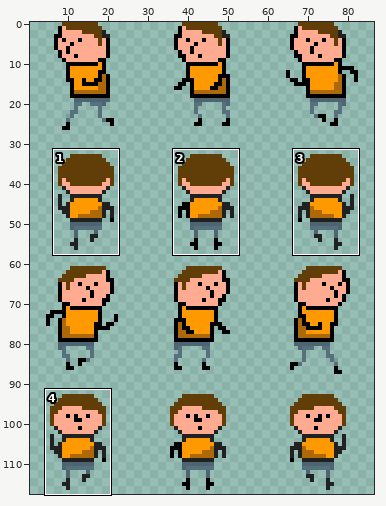
One commit to this sprite sheet: sprites/DeepSpace/OrangeClyde.png. The picture above shows the old version from afar; the outline marks the close-up.
Close-up. Earlier state:
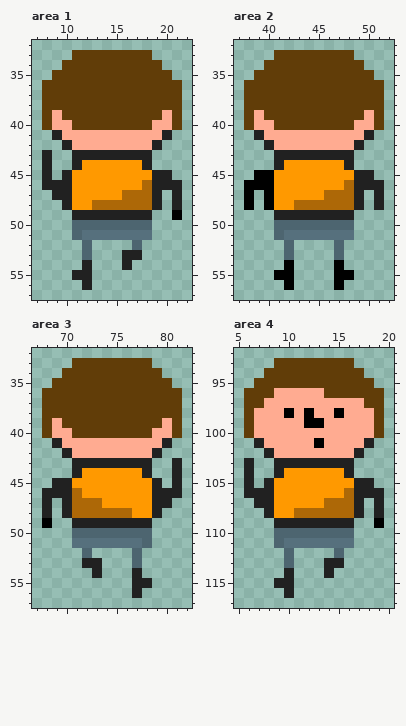
The file is 88x118 pixels. Colours within 5 levels of each other are drawn and written as one. Shown: area 1: x 7..22, y 32..57; area 2: x 37..52, y 32..57; area 3: x 67..82, y 32..57; area 4: x 5..20, y 92..117. The wide view leaves out empty margins. The commit also changed other parts of the picture, which this record leaves out.
After the commit:
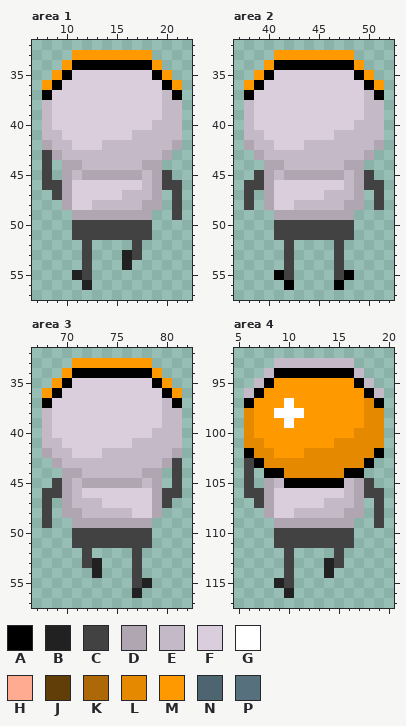
Palette (. is transparent): A #000000  B #212121  C #424242  D #b0a6b2  E #c4b9c6  F #dacedc  G #ffffff  H #ffab91  J #613d08  K #ad6807  L #e58900  M #ff9900  N #4d6570  P #56707d
Changes in this commit:
Changed rows in their new state; - is an unchanged pixel.
Area 1:
first column x 8:
33 ---MMMMMMMM---
34 --MAAAAAAAAM--
35 -MAFFFFFFFFAM-
36 MAFFFFFFFFFFAM
37 AFFFFFFFFFFFEA
38 EFFFFFFFFFFFEE
39 EFFFFFFFFFFFEE
40 EFFFFFFFFFFEEE
41 EEFFFFFFFEEEEE
42 DEEFFFEEEEEEED
43 CDEEEEEEEEEED-
44 C-DDEEEEEEDD--
45 C-DEDDDDDDEDC-
46 CCDFFFFFFFEDCC
47 -CDFFFFFEEED-C
48 --DFFEEEEEDD-C
49 ---DDDDDDDD--C
50 ---CCCCCCCC---
51 ---CCCCCCCC---
52 ----C----C----
53 ----C----C----
54 ----C---------
55 ----C---------
Area 2:
first column x 38:
33 ---MMMMMMMM---
34 --MAAAAAAAAM--
35 -MAFFFFFFFFAM-
36 MAFFFFFFFFFFAM
37 AFFFFFFFFFFFEA
38 EFFFFFFFFFFFEE
39 EFFFFFFFFFFFEE
40 EFFFFFFFFFFEEE
41 EEFFFFFFFEEEEE
42 DEEFFFEEEEEEED
43 -DEEEEEEEEEED-
44 --DDEEEEEEDD--
45 -CDEDDDDDDEDC-
46 CCDFFFFFFFEDCC
47 C-DFFFFFEEED-C
48 C-DFFEEEEEDD-C
49 ---DDDDDDDD---
50 ---CCCCCCCC---
51 ---CCCCCCCC---
52 ----C----C----
53 ----C----C----
54 ----C----C----
55 ----C----C----
Area 3:
first column x 68:
33 ---MMMMMMMM---
34 --MAAAAAAAAM--
35 -MAFFFFFFFFAM-
36 MAFFFFFFFFFFAM
37 AFFFFFFFFFFFEA
38 EFFFFFFFFFFFEE
39 EFFFFFFFFFFFEE
40 EFFFFFFFFFFEEE
41 EEFFFFFFFEEEEE
42 DEEFFFEEEEEEED
43 -DEEEEEEEEEEDC
44 --DDEEEEEEDD-C
45 -CDEDDDDDDED-C
46 CCDEFFFFFFFDCC
47 C-DEEEFFFFFDC-
48 C-DDEEEEEFFD--
49 C--DDDDDDDD---
50 ---CCCCCCCC---
51 ---CCCCCCCC---
52 ----C----C----
53 ----C----C----
54 ---------C----
55 ---------C----
Area 4:
first column x 6:
 93 ---EEEEEEEE---
 94 --EAAAAAAAAE--
 95 -EAMMMMMMMMAE-
 96 EAMMMMMMMMMMAE
 97 AMMMGMMMMMMMLA
 98 LMMGGGMMMMMMLL
 99 LMMMGMMMMMMMLL
100 LMMMMMMMMMMLLL
101 LLMMMMMMMLLLLL
102 ALLMMMLLLLLLLA
103 CALLLLLLLLLLA-
104 C-AALLLLLLAA--
105 C-DEAAAAAAEDC-
106 CCDFFFFFFFEDCC
107 -CDFFFFFEEED-C
108 --DFFEEEEEDD-C
109 ---DDDDDDDD--C
110 ---CCCCCCCC---
111 ---CCCCCCCC---
112 ----C----C----
113 ----C----C----
114 ----C---------
115 ----C---------
Pixel boxes of the changes (left, top, right, bottom) in both close-ups:
changed: (42, 50, 182, 280)
changed: (244, 50, 384, 280)
changed: (42, 358, 182, 588)
changed: (244, 358, 384, 588)
